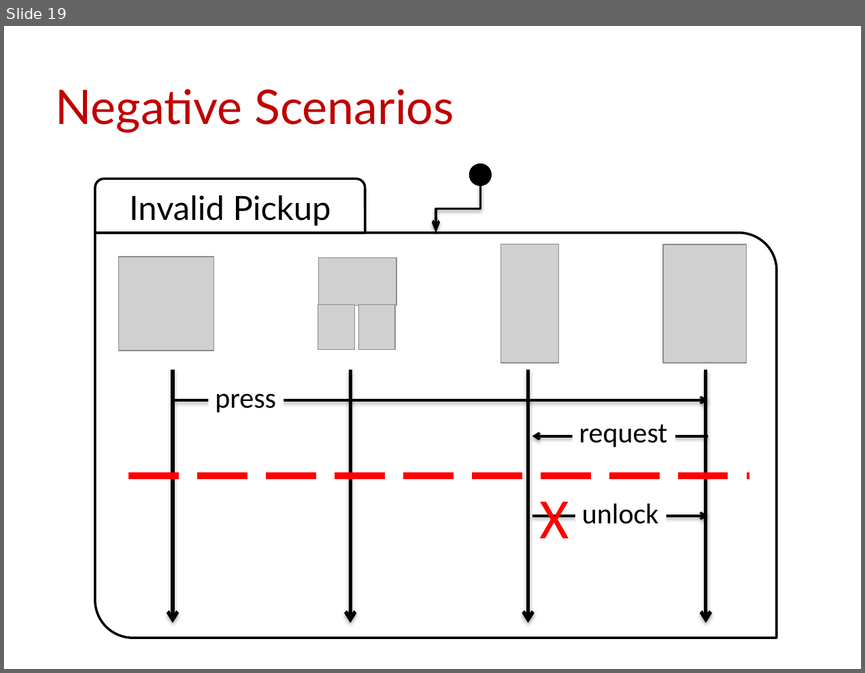
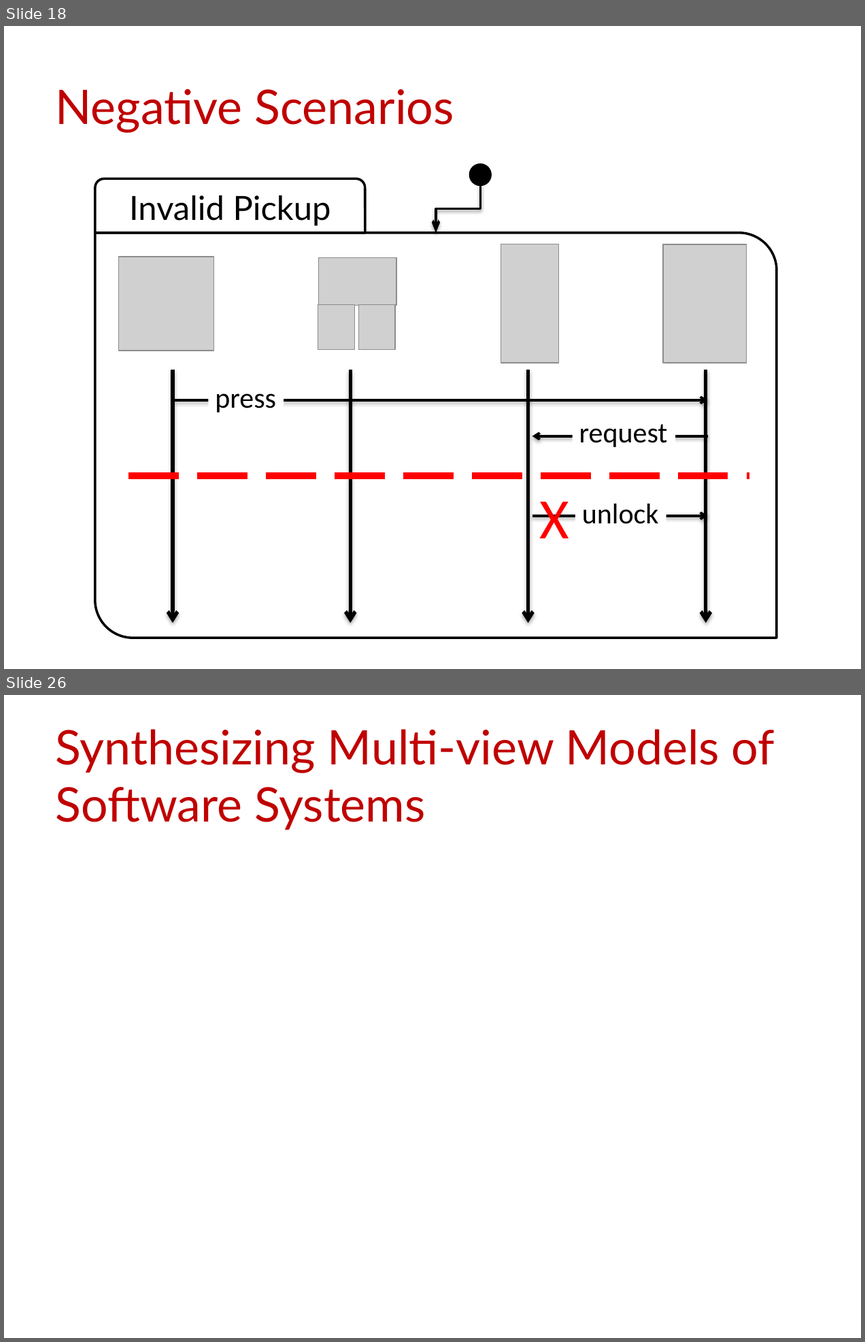
Before and after one commit to blambeau/phd, a slide deck: public-defense/slides.pptx. Shown one above the other, each under a label of ours: slide 19 before the commit, slides 18 and 26 after it; the slides between them are not shown. The pictures are 865x673 and 865x1342 pixels, drawn with LibreOffice and Linux fonts; fonts in the diff are those of the drawing; grey boxes stand for pictures. Boxes give left, top, right and bottom in pixels: in the first picture for what was removed or moved away, otherwise in the second. Text is boxed around its words. In the diff, an @@ line names an element or a change of style, - is before the commit and + after.

Commit message:
Added LTSA model

```diff
--- a/public-defense/slides.pptx
+++ b/public-defense/slides.pptx
@@ slide 26 added at (4,695,861,1338), background #FFFFFF @@
@@ title added at (56,729,774,830), 40 pt, text #C00000 @@
+Synthesizing Multi-view Models of Software Systems
@@ what was slide 19 is now slide 18 @@
```
Also in this commit, not shown: 6 slides changed, 7 other slides added, 2 other files.
